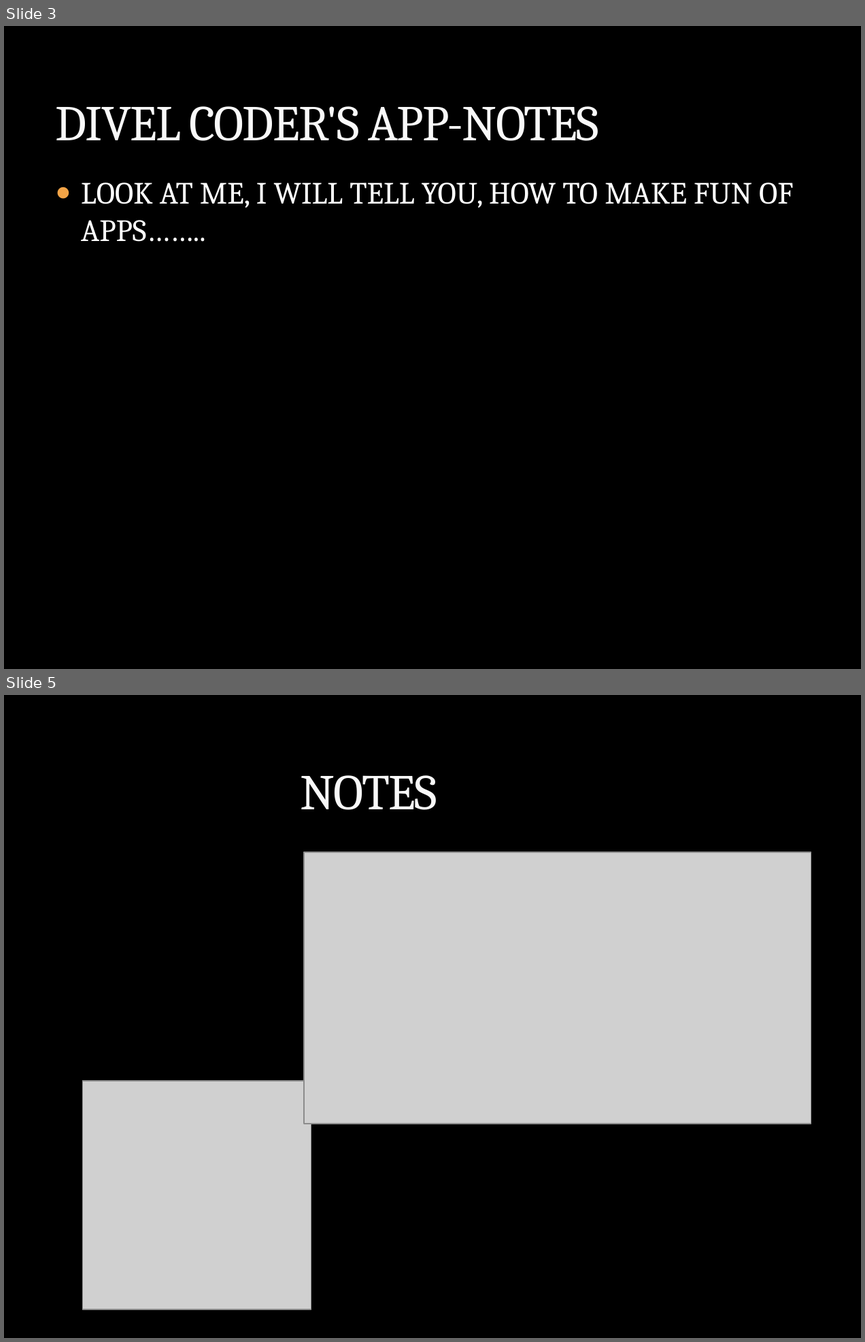
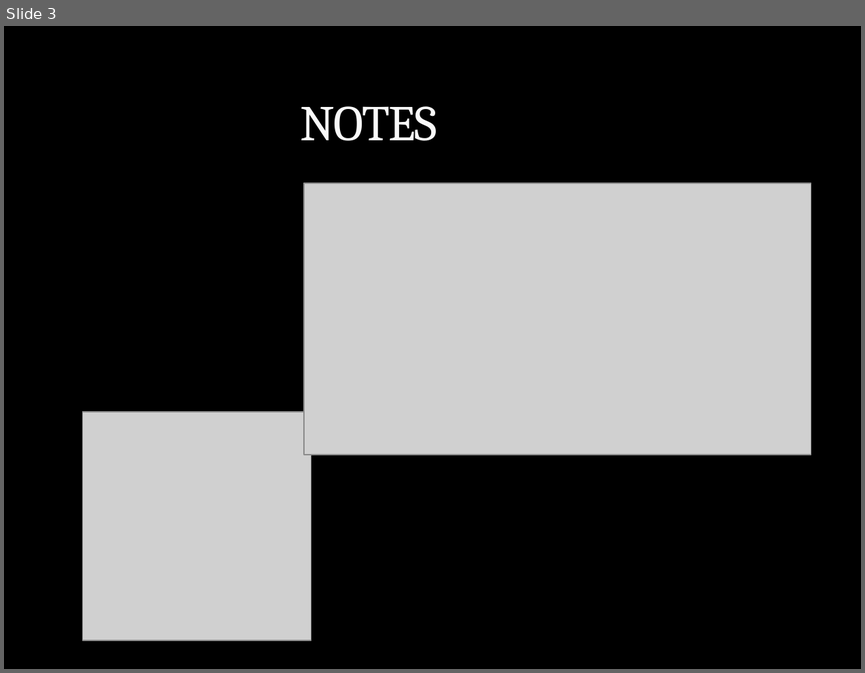
Before and after one commit to santosh977/notes-app, a slide deck: APP.pptx. Shown one above the other, each under a label of ours: slides 3 and 5 before the commit, slide 3 after it; the slides between them are not shown. The pictures are 865x1342 and 865x673 pixels, drawn with LibreOffice and Linux fonts; fonts in the diff are those of the drawing; grey boxes stand for pictures; background and template pictures are left out. Boxes give left, top, right and bottom in pixels: in the first picture for what was removed or moved away, otherwise in the second. Text is boxed around its words. In the diff, an @@ line names an element or a change of style, - is before the commit and + after.

```diff
--- a/APP.pptx
+++ b/APP.pptx
@@ slide 3 removed at [4,26,861,669], background picture (left out) @@
@@ title removed at [55,106,599,141] @@
-DIVEL CODER'S APP-NOTES
@@ text removed at [81,182,793,242] @@
-● LOOK AT ME, I WILL TELL YOU, HOW TO MAKE FUN OF APPS……..
@@ what was slide 5 is now slide 3 @@
```
Also in this commit, not shown: 1 slide changed, 1 slide added, 2 other slides removed, 3 other files.
